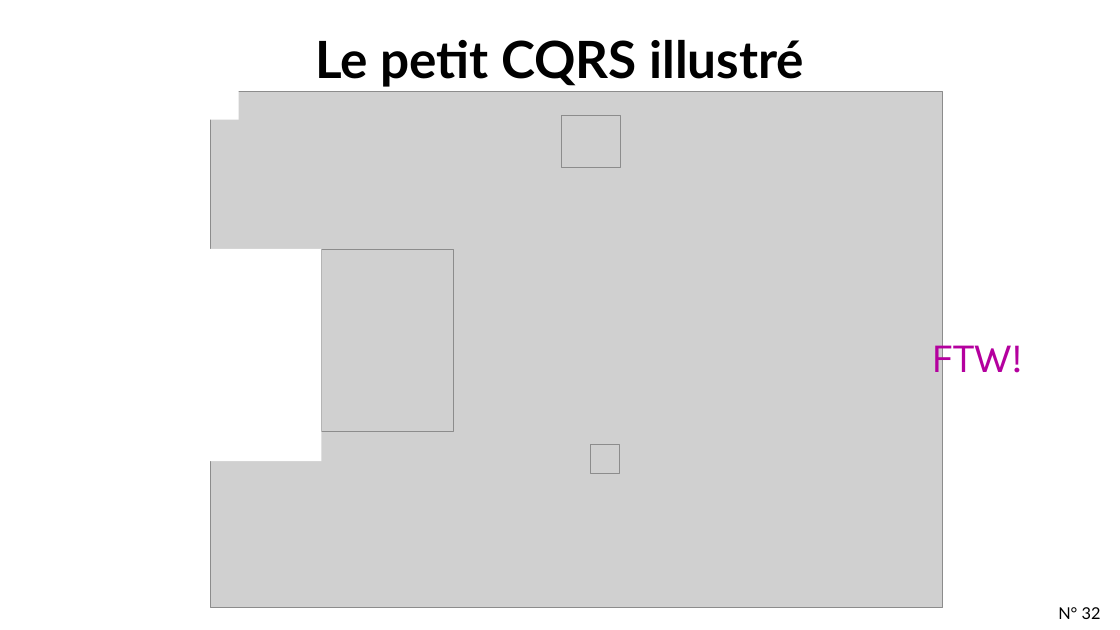
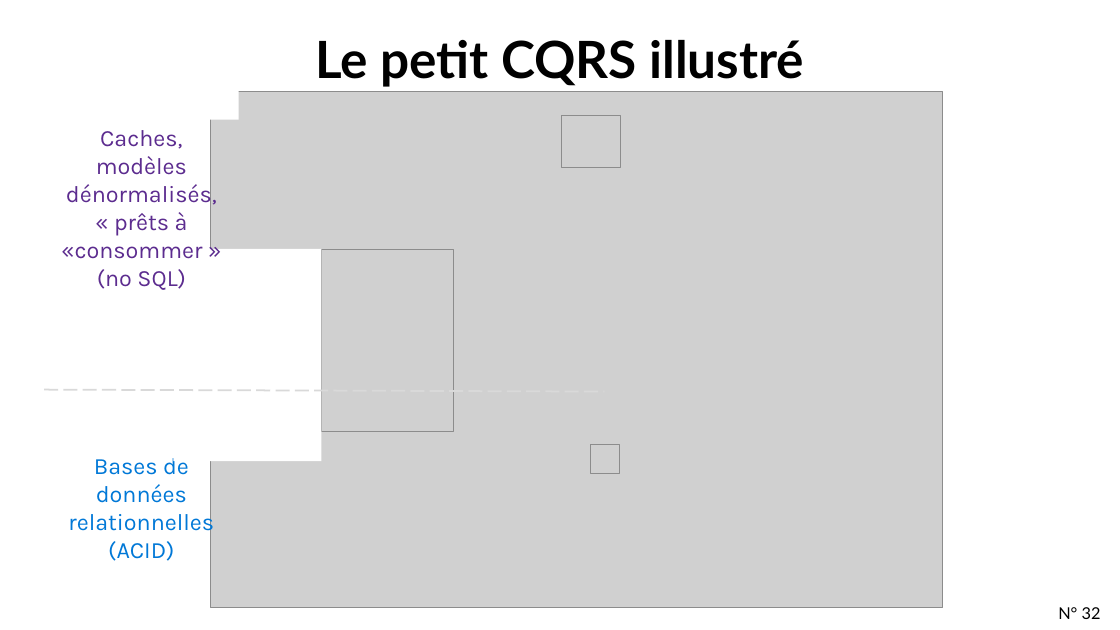
Before and after one commit to tpierrain/CQRS-slides, a slide deck: slide 32 of french/DecouvrirCQRSparLaPratique.pptx. Drawn at 1120x630 pixels with LibreOffice and Linux fonts; fonts in the diff are those of the drawing; grey boxes stand for pictures; background and template pictures are left out. Boxes give left, top, right and bottom in pixels: in the first picture for what was removed or moved away, otherwise in the second. Text is boxed around its words. In the diff, an @@ line names an element or a change of style, - is before the commit and + after.

```diff
--- a/french/DecouvrirCQRSparLaPratique.pptx
+++ b/french/DecouvrirCQRSparLaPratique.pptx
@@ text added at (x1=61, y1=130, x2=217, y2=290), 20 pt, text #5C2C8F @@
+Caches, modèles dénormalisés, « prêts à «consommer »
+(no SQL)
@@ text removed at (x1=931, y1=334, x2=1023, y2=383) @@
-FTW!
@@ line added from (45, 390) to (605, 392), #D9D9D9 1.5 pt dashed @@
@@ text added at (x1=68, y1=458, x2=214, y2=561), 20 pt, text #0078D7 @@
+Bases de données relationnelles
+(ACID)
```
Also in this commit, not shown: 6 other slides changed, 3 slides added, 1 other file.
